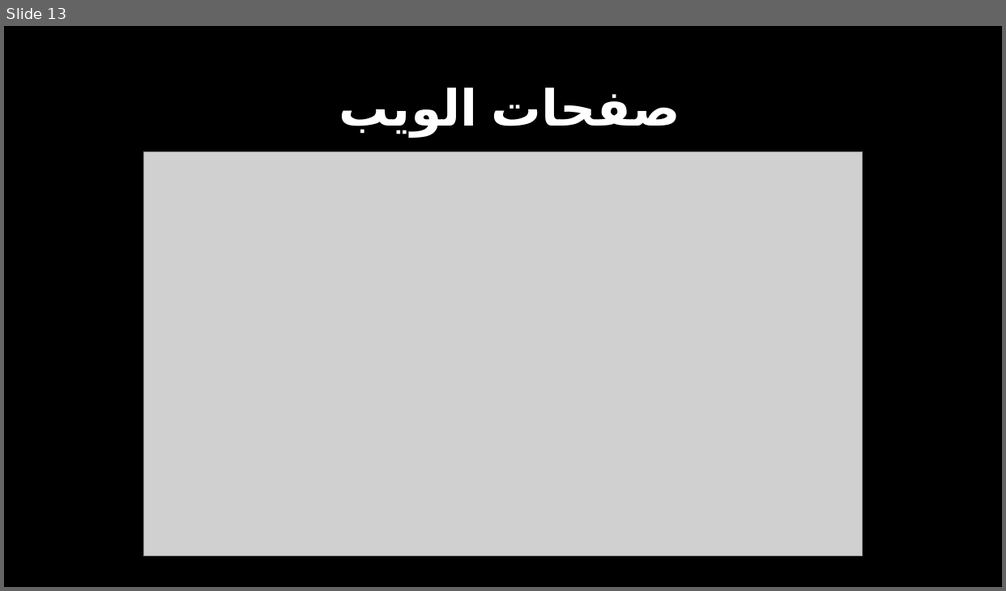
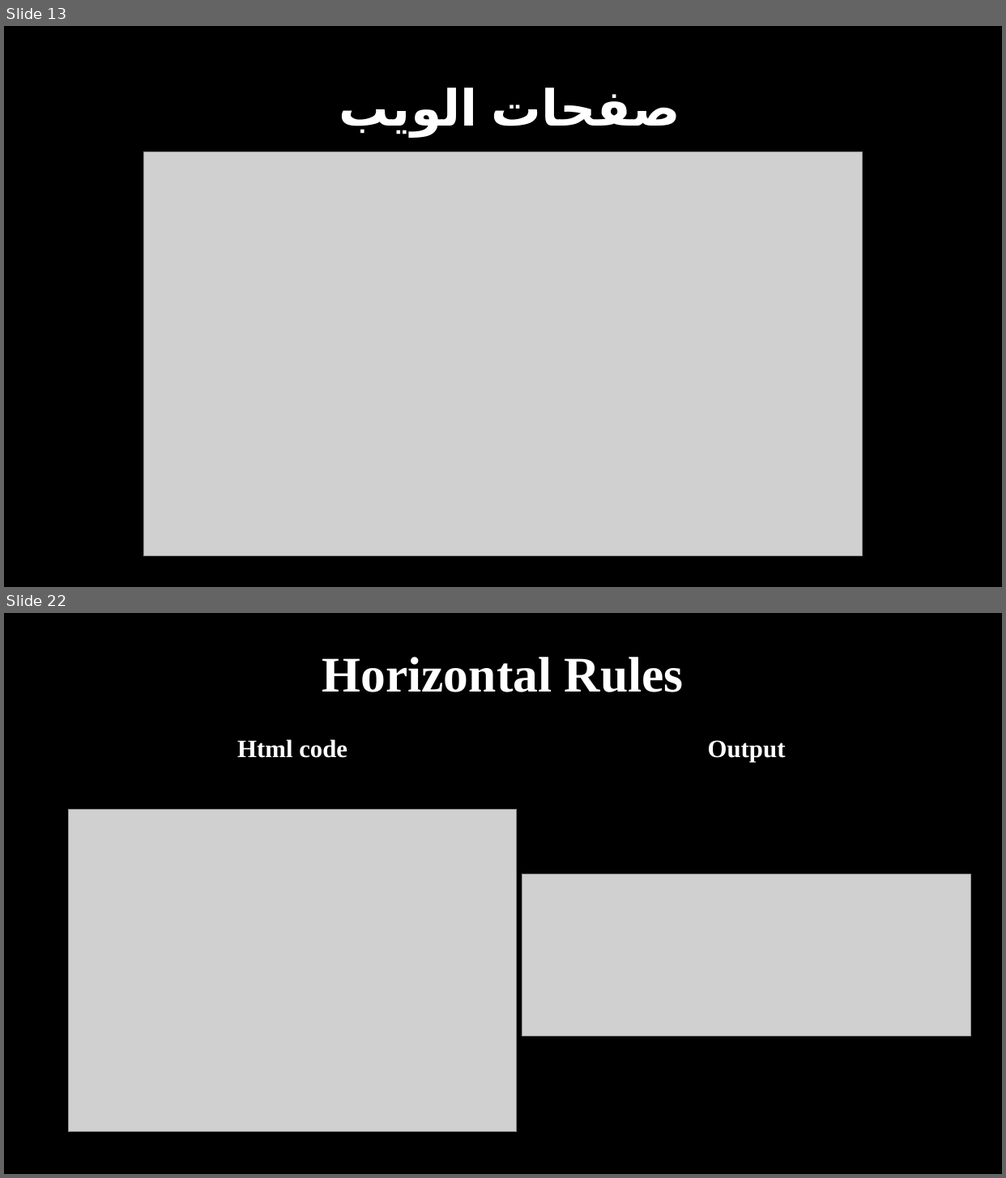
Before and after one commit to haiderIbrahem/ASPU_WEB, a slide deck: web.pptx. Shown one above the other, each under a label of ours: slide 13 before the commit, slides 13 and 22 after it; the slides between them are not shown. The pictures are 1006x591 and 1006x1178 pixels, drawn with LibreOffice and Linux fonts; fonts in the diff are those of the drawing; grey boxes stand for pictures. Boxes give left, top, right and bottom in pixels: in the first picture for what was removed or moved away, otherwise in the second. Text is boxed around its words. In the diff, an @@ line names an element or a change of style, - is before the commit and + after.

```diff
--- a/web.pptx
+++ b/web.pptx
@@ slide 22 added at [4, 613, 1002, 1174], background #000000 @@
@@ title added at [322, 657, 684, 692], 48 pt, text #FFFFFF, bold @@
+Horizontal Rules
@@ text added at [237, 739, 347, 758], 24 pt, text #FFFFFF, bold @@
+Html code
@@ text added at [708, 740, 786, 762], 24 pt, text #FFFFFF, bold @@
+Output
@@ picture added at [68, 809, 517, 1131] @@
@@ picture added at [522, 875, 970, 1037] @@
```
Also in this commit, not shown: 14 slides changed, 10 other slides added, 1 other file.
